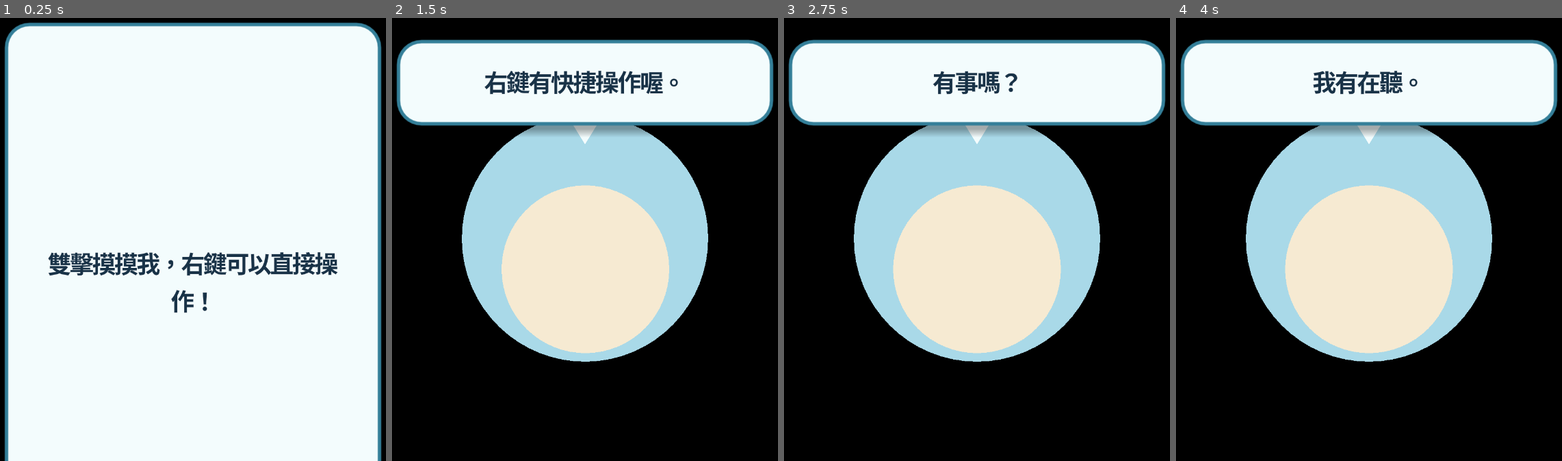
Above: before the commit, frames 1-4 (left to right).
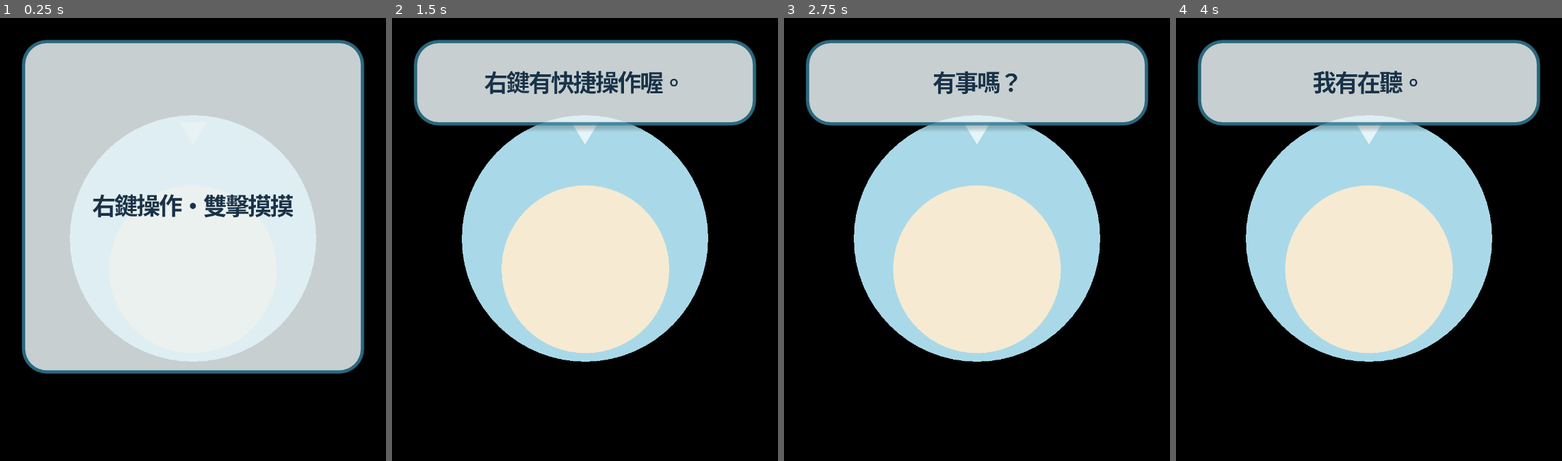
Above: after the commit, the same moments.

Repository: kai-2001/OpenDesktopPet
Game: Godot game, scene res://scenes/main.tscn
Two runs of this game, one before a commit and one after it. Both use one fixed random seed, a clock stepped at 60 frames per second and the inputs below.
Inputs (mouse positions are in pixels of both pictures, inside the frame that each line leads up to):
- Up to frame 1 (0.25 s): no input
- Up to frame 2 (1.5 s): tap Enter at 0.5 s; move the mouse to (689, 159) at 0.52 s; click (689, 159) at 0.67 s; tap Space at 1.25 s; drag from (488, 212) to (561, 297) at 1.27 s
- Up to frame 3 (2.75 s): move the mouse to (1023, 66) at 2.02 s; click (1023, 66) at 2.17 s
- Up to frame 4 (4 s): tap Enter at 2.75 s; drag from (1345, 297) to (1226, 106) at 2.77 s; tap Space at 3.5 s; move the mouse to (1511, 270) at 3.52 s; click (1511, 270) at 3.67 s

The runs differ from the first frame. In frame 1, 73% of the frame differs, in the area x 1-99%, y 0-100%; in frame 2, 17%; in frame 3, 18%; in frame 4, 18%.

Commit message:
Use a compact translucent speech bubble

Diff:
--- a/scripts/main.gd
+++ b/scripts/main.gd
@@ -49,7 +49,7 @@
 	_last_user_activity_ms = Time.get_ticks_msec()
 	call_deferred("_finish_window_setup")
 	call_deferred("_prime_stats_window")
-	say("雙擊摸摸我，右鍵可以直接操作！", 8.0)
+	say("右鍵操作・雙擊摸摸", 5.0)
 
 
 func _process(_delta: float) -> void:
@@ -127,7 +127,7 @@
 		get_tree().quit()
 
 
-func say(text: String, seconds := 8.0) -> void:
+func say(text: String, seconds := 6.0) -> void:
 	_bubble_token += 1
 	var token := _bubble_token
 	bubble_label.text = text
@@ -143,8 +143,8 @@
 
 
 func _layout_speech_bubble(text: String) -> void:
-	const BUBBLE_WIDTH := 220.0
-	const TEXT_WIDTH := 190.0
+	const BUBBLE_WIDTH := 200.0
+	const TEXT_WIDTH := 170.0
 	const BUBBLE_BOTTOM := 124.0
 	var font := bubble_label.get_theme_font("font")
 	var font_size := bubble_label.get_theme_font_size("font_size")
@@ -176,20 +176,10 @@
 
 func _update_window_interaction_region() -> void:
 	if bubble.visible:
-		var left := bubble.position.x - 8.0
-		var top := bubble.position.y - 8.0
-		var right := bubble.position.x + bubble.size.x + 8.0
-		var bubble_bottom := bubble.position.y + bubble.size.y + 14.0
-		get_window().mouse_passthrough_polygon = PackedVector2Array([
-			Vector2(left, top),
-			Vector2(right, top),
-			Vector2(right, bubble_bottom),
-			Vector2(245, 170),
-			Vector2(220, 310),
-			Vector2(60, 310),
-			Vector2(35, 170),
-			Vector2(left, bubble_bottom),
-		])
+		# A concave native hit-test region distorts translucent controls on
+		# Windows. Use the normal rectangular window briefly while speech is
+		# visible; restore click-through shaping as soon as it disappears.
+		get_window().mouse_passthrough_polygon = PackedVector2Array()
 	elif wish_badge.visible:
 		get_window().mouse_passthrough_polygon = PackedVector2Array([
 			Vector2(218, 4), Vector2(276, 4), Vector2(276, 58),
@@ -221,7 +211,7 @@
 	_last_state_message = text.replace("\n", "　")
 	if is_instance_valid(_last_message_status):
 		_last_message_status.text = "最近訊息：%s" % _last_state_message
-	say(text, 8.0)
+	say(text, 6.0)
 
 
 func _setup_context_menu() -> void:
@@ -608,13 +598,13 @@
 
 func _style_bubble() -> void:
 	var style := StyleBoxFlat.new()
-	style.bg_color = Color("#f3fcfd")
-	style.border_color = Color("#347f99")
+	style.bg_color = Color(0.953, 0.988, 0.996, 0.82)
+	style.border_color = Color(0.204, 0.498, 0.6, 0.82)
 	style.set_border_width_all(2)
 	style.set_corner_radius_all(14)
-	style.shadow_color = Color(0, 0, 0, 0.32)
-	style.shadow_size = 5
-	style.shadow_offset = Vector2(0, 2)
+	style.shadow_color = Color(0, 0, 0, 0.2)
+	style.shadow_size = 3
+	style.shadow_offset = Vector2(0, 1)
 	bubble.add_theme_stylebox_override("panel", style)
 	bubble_tail.color = style.bg_color
 	bubble_label.add_theme_color_override("font_color", Color("#183247"))
